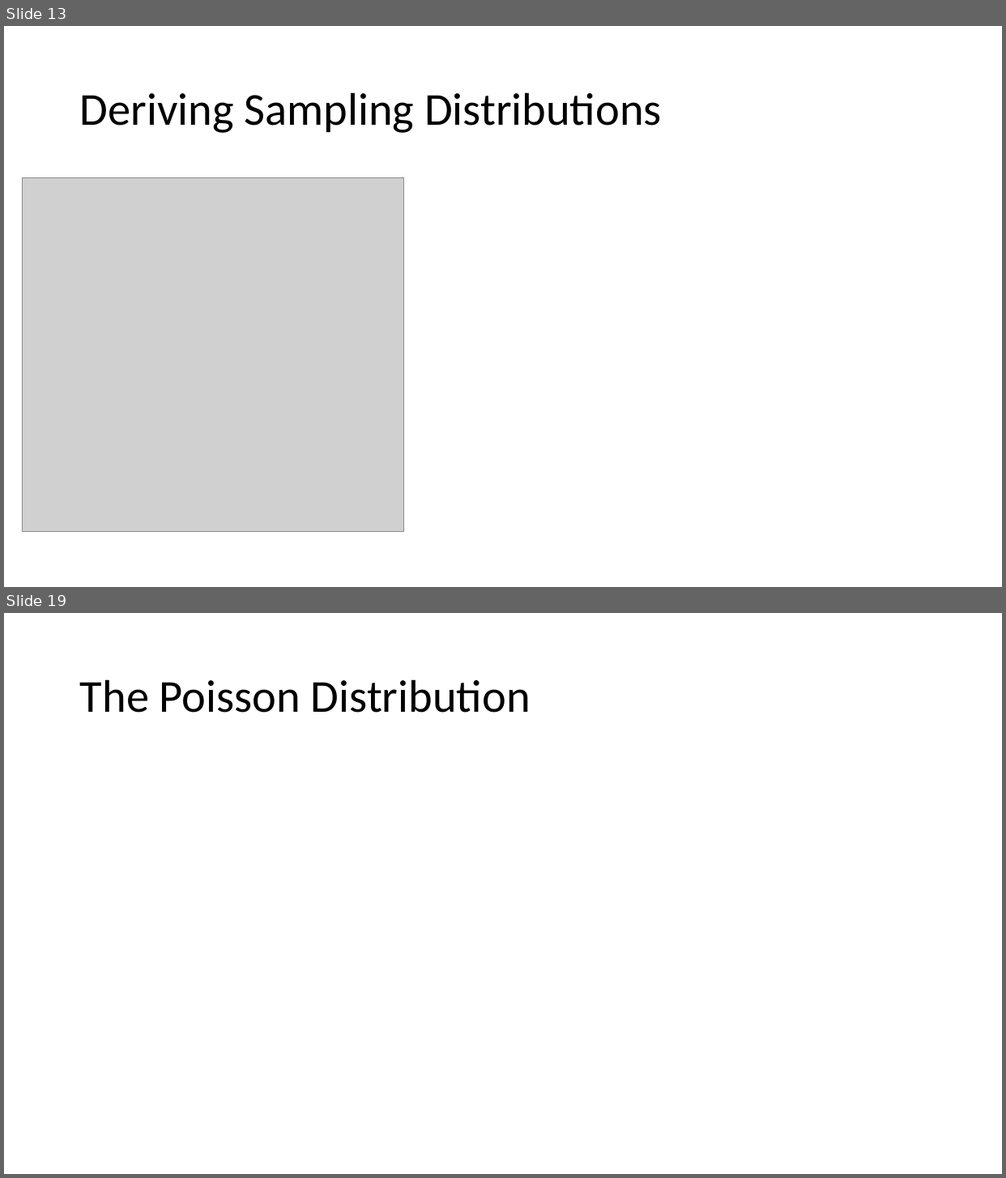
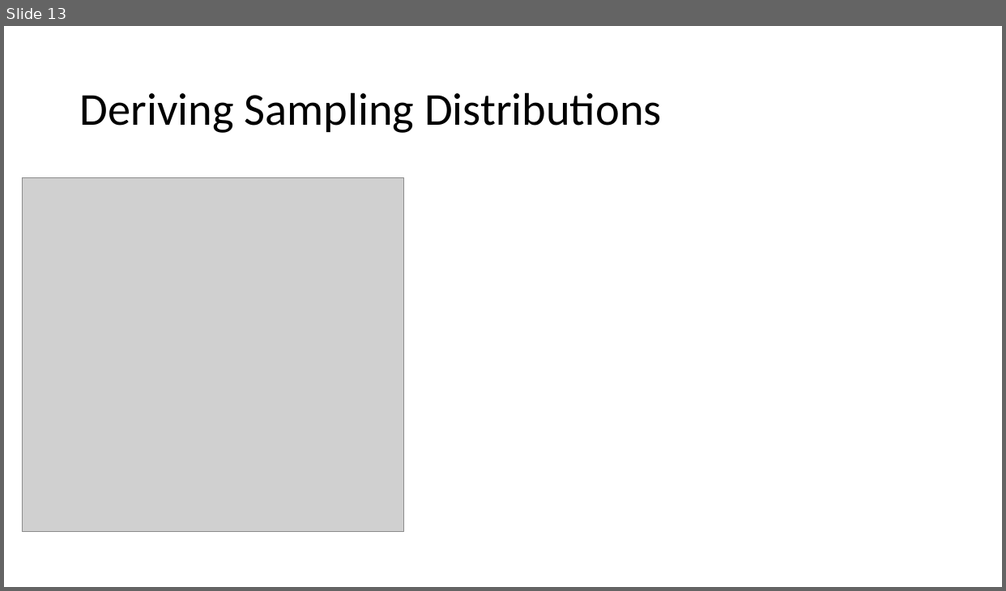
Before and after one commit to Jarred6068/UI_STAT251-03_Spring_2024, a slide deck: docs/lecture_slides/Week 6/Week6_Lecture12_Slides_2_16_2024.pptx. Shown one above the other, each under a label of ours: slides 13 and 19 before the commit, slide 13 after it; the slides between them are not shown. The pictures are 1006x1178 and 1006x591 pixels, drawn with LibreOffice and Linux fonts; fonts in the diff are those of the drawing; grey boxes stand for pictures. Boxes give left, top, right and bottom in pixels: in the first picture for what was removed or moved away, otherwise in the second. Text is boxed around its words. In the diff, an @@ line names an element or a change of style, - is before the commit and + after.

```diff
--- a/docs/lecture_slides/Week 6/Week6_Lecture12_Slides_2_16_2024.pptx
+++ b/docs/lecture_slides/Week 6/Week6_Lecture12_Slides_2_16_2024.pptx
@@ slide 19 removed at (4,613,1002,1174), background #FFFFFF @@
@@ title removed at (80,679,530,713) @@
-The Poisson Distribution
```
Also in this commit, not shown: 4 other slides removed, 4 other files.
